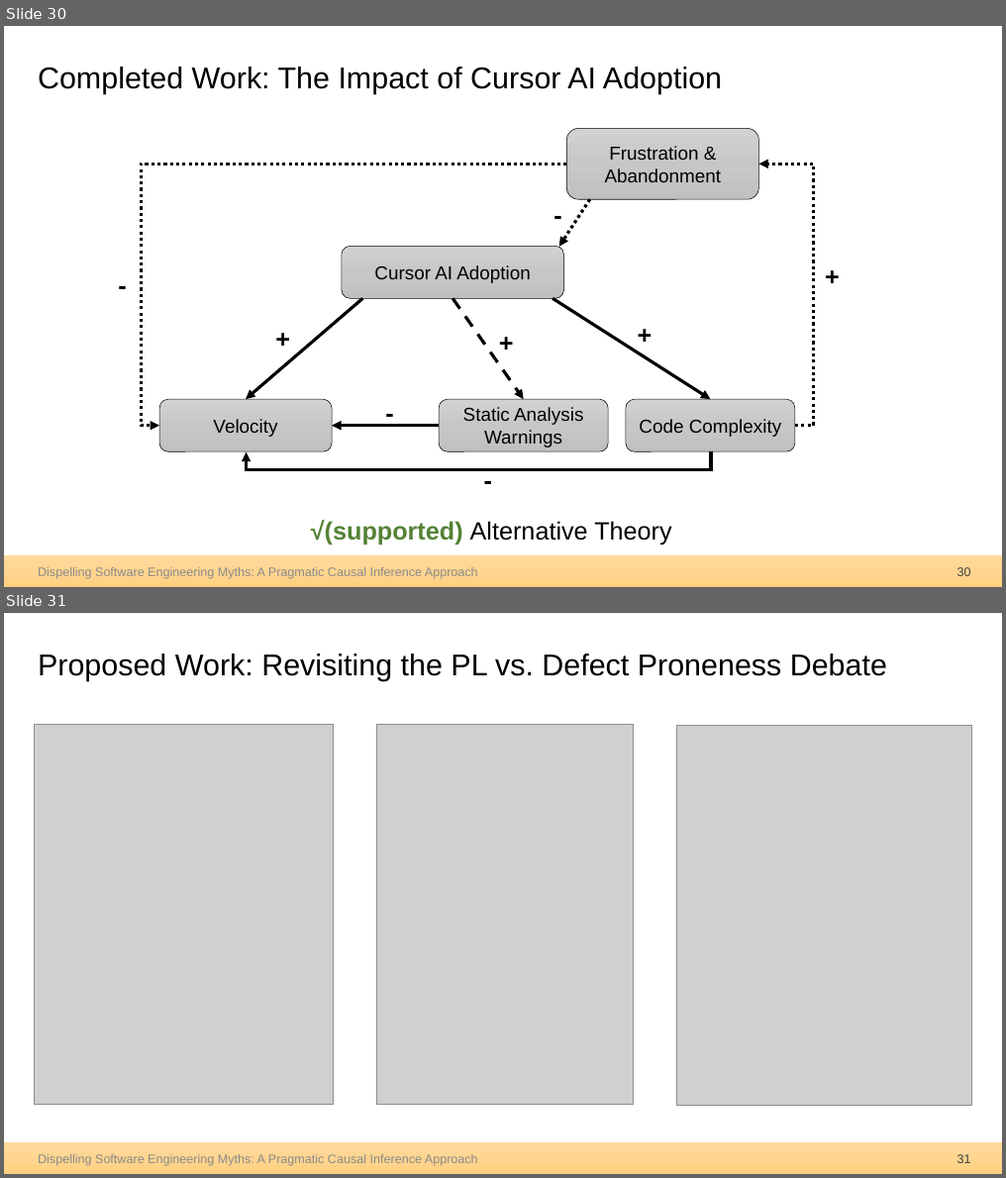
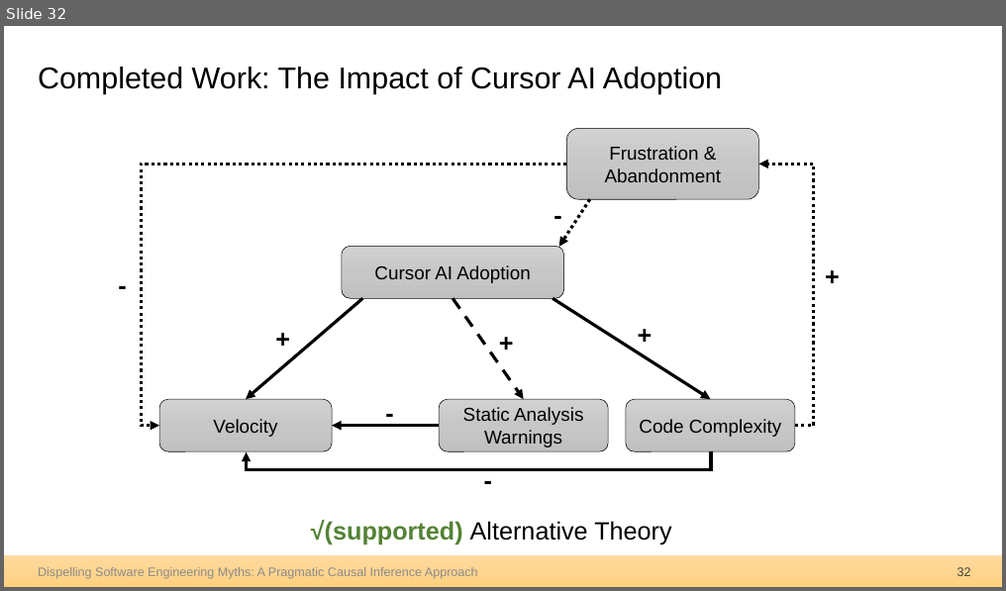
Before and after one commit to hehao98/Thesis, a slide deck: 2026.09.21-Thesis Defense.pptx. Shown one above the other, each under a label of ours: slides 30 and 31 before the commit, slide 32 after it. The pictures are 1006x1178 and 1006x591 pixels, drawn with LibreOffice and Linux fonts; fonts in the diff are those of the drawing; grey boxes stand for pictures. Boxes give left, top, right and bottom in pixels: in the first picture for what was removed or moved away, otherwise in the second. Text is boxed around its words. In the diff, an @@ line names an element or a change of style, - is before the commit and + after.

```diff
--- a/2026.09.21-Thesis Defense.pptx
+++ b/2026.09.21-Thesis Defense.pptx
@@ slide 31 removed at [4, 613, 1002, 1174], background #FFFFFF; not listed: 1 template element that a slide beside it also shows @@
@@ title removed at [38, 654, 887, 681] @@
-Proposed Work: Revisiting the PL vs. Defect Proneness Debate
@@ picture removed at [34, 725, 334, 1105] @@
@@ picture removed at [377, 725, 634, 1105] @@
@@ picture removed at [677, 725, 972, 1105] @@
@@ text removed at [38, 1155, 478, 1166] @@
-Dispelling Software Engineering Myths: A Pragmatic Causal Inference Approach
@@ page number removed at [957, 1155, 971, 1163] @@
-31
@@ what was slide 30 is now slide 32 @@
@@ page number at [957, 568, 971, 576]: text changed @@
-30
+32
```
Also in this commit, not shown: 10 slides changed, 4 slides added, 17 other slides removed.
